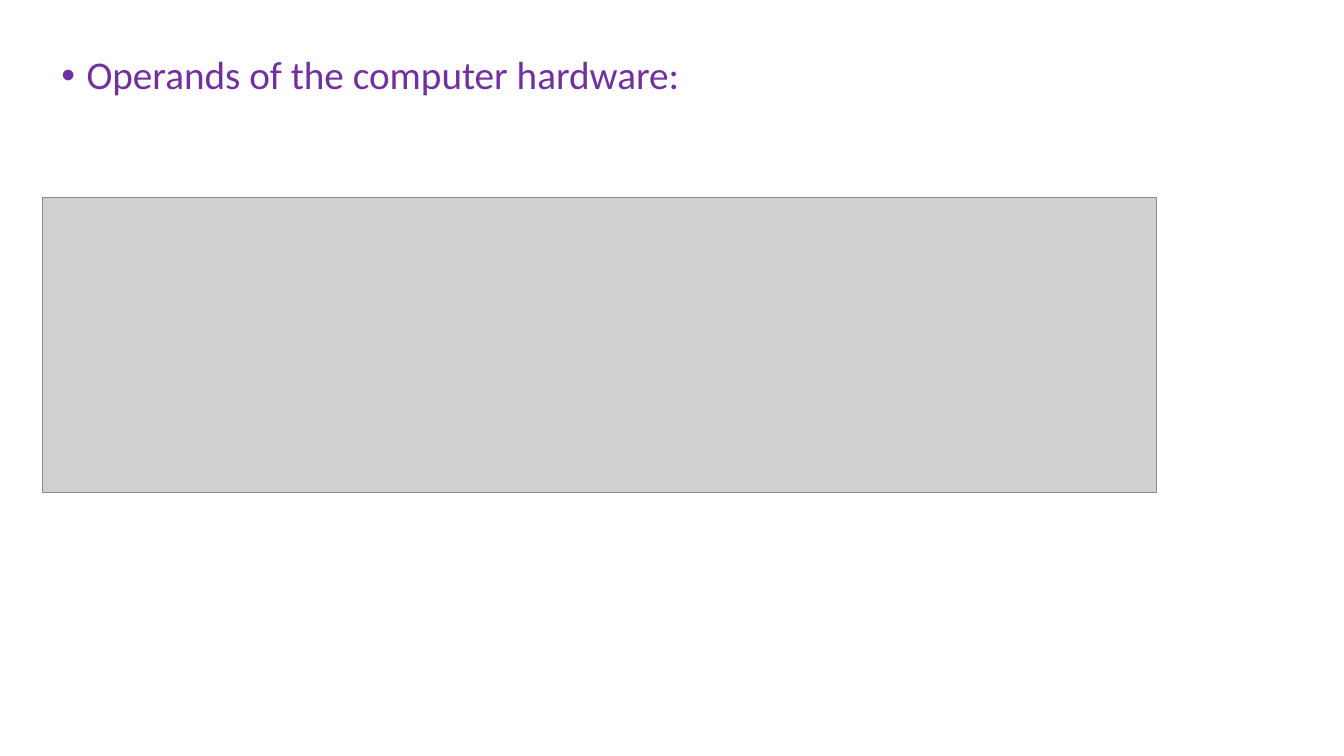
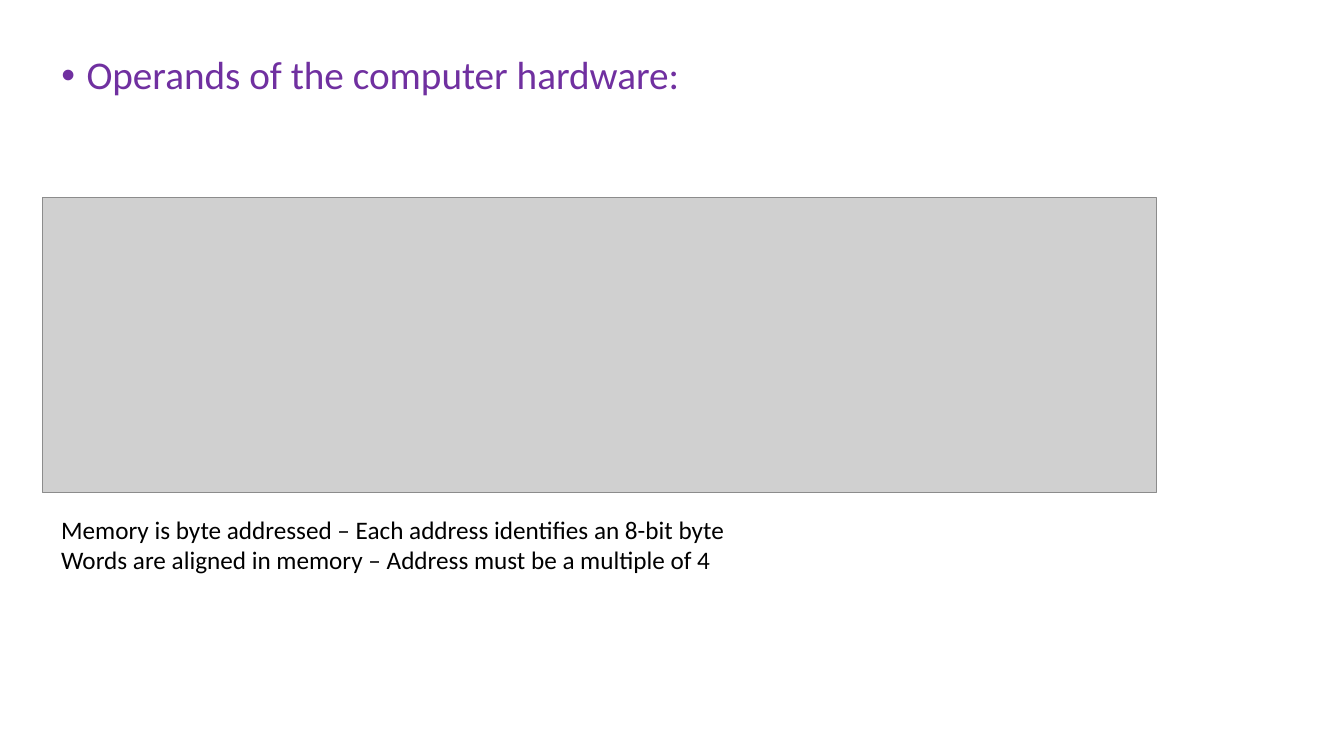
Before and after one commit to Syedshajib55/Computer-Architecture, a slide deck: slide 17 of CSE_213_3.pptx (slide 16 before the commit). Drawn at 1344x756 pixels with LibreOffice and Linux fonts; fonts in the diff are those of the drawing; grey boxes stand for pictures. Boxes give left, top, right and bottom in pixels: in the first picture for what was removed or moved away, otherwise in the second. Text is boxed around its words. In the diff, an @@ line names an element or a change of style, - is before the commit and + after.

```diff
--- a/CSE_213_3.pptx
+++ b/CSE_213_3.pptx
@@ text added at box(61, 521, 724, 574), 18 pt, text #000000 @@
+Memory is byte addressed – Each address identifies an 8-bit byte
+Words are aligned in memory – Address must be a multiple of 4
```
Also in this commit, not shown: 16 other slides changed, 3 slides added, 2 slides removed.
